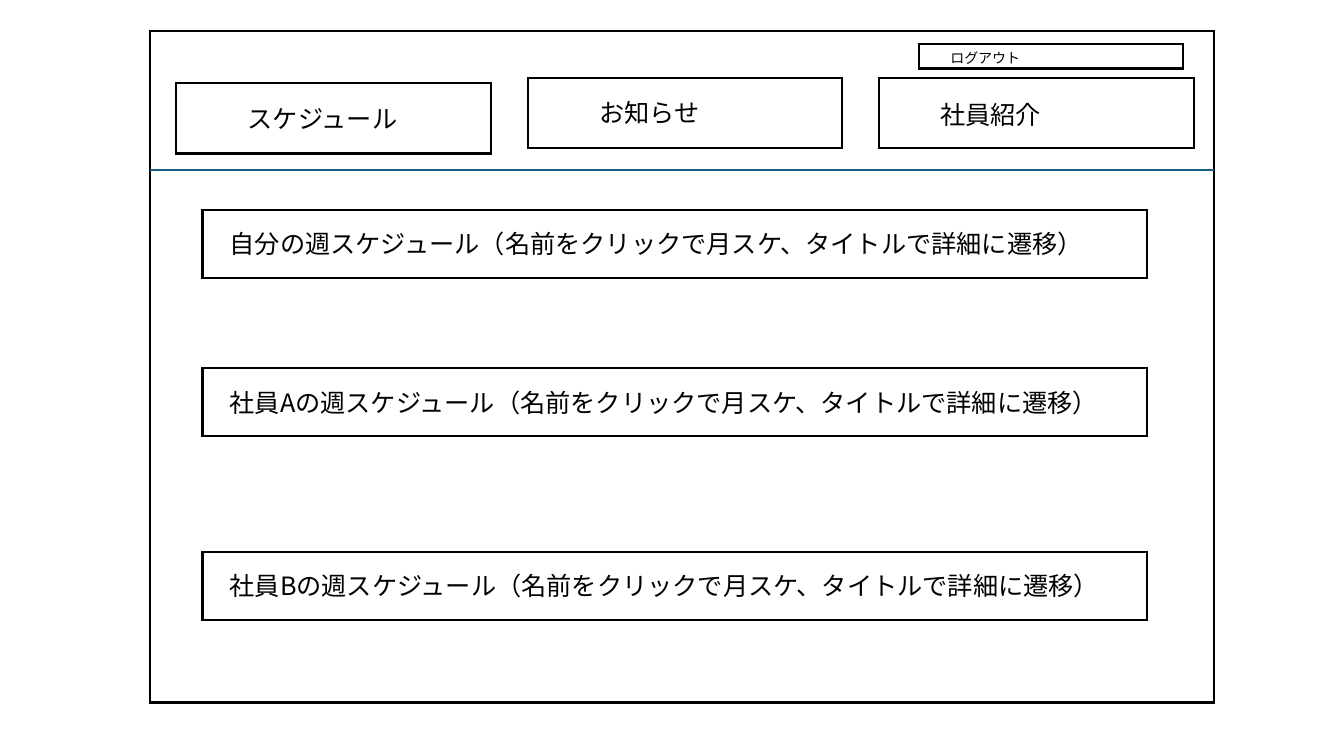
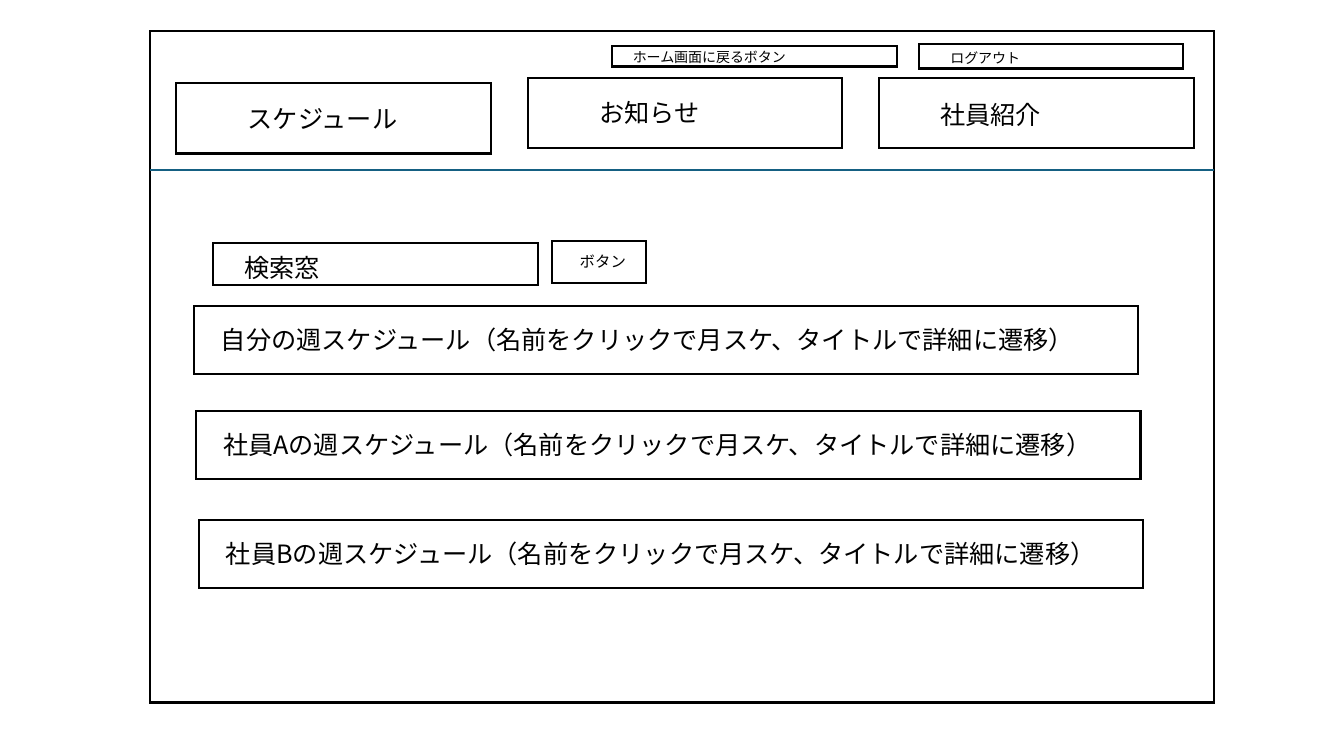
Before and after one commit to username123-debug/office-front, a slide deck: slide 3 of 画面デザイン.pptx (slide 2 before the commit). Drawn at 1344x756 pixels with LibreOffice and Linux fonts; fonts in the diff are those of the drawing. Boxes give left, top, right and bottom in pixels: in the first picture for what was removed or moved away, otherwise in the second. Text is boxed around its words. In the diff, an @@ line names an element or a change of style, - is before the commit and + after.

Commit message:
画面デザインを更新（編集中）

```diff
--- a/画面デザイン.pptx
+++ b/画面デザイン.pptx
@@ rectangle added at [612, 45, 897, 67], fill #FFFFFF, outline #000000 1.5 pt @@
@@ text added at [633, 50, 786, 66], 10 pt, text #000000 @@
+ホーム画面に戻るボタン
@@ group added at [214, 241, 646, 285]: 2 rectangles, 2 texts @@
+検索窓
+ボタン
@@ rectangle: place and size @@
-rectangle at [203, 210, 1147, 278]
+rectangle at [194, 306, 1138, 374]
@@ text "自分の週スケジュール（名前をクリックで月スケ、タイトルで詳細に遷移）": place and size @@
-text "自分の週スケジュール（名前をクリックで月スケ、タイトルで詳細に遷移）" at [230, 231, 1083, 256]
+text "自分の週スケジュール（名前をクリックで月スケ、タイトルで詳細に遷移）" at [221, 327, 1074, 352]
@@ rectangle: place and size @@
-rectangle at [203, 368, 1147, 437]
+rectangle at [197, 411, 1141, 480]
@@ text "社員Aの週スケジュール（名前をクリックで月スケ、タイトルで詳細に遷移）": place and size @@
-text "社員Aの週スケジュール（名前をクリックで月スケ、タイトルで詳細に遷移）" at [230, 390, 1098, 415]
+text "社員Aの週スケジュール（名前をクリックで月スケ、タイトルで詳細に遷移）" at [223, 432, 1091, 457]
@@ rectangle: place and size @@
-rectangle at [203, 552, 1147, 620]
+rectangle at [199, 520, 1143, 589]
@@ text "社員Bの週スケジュール（名前をクリックで月スケ、タイトルで詳細に遷移）": place and size @@
-text "社員Bの週スケジュール（名前をクリックで月スケ、タイトルで詳細に遷移）" at [230, 573, 1100, 598]
+text "社員Bの週スケジュール（名前をクリックで月スケ、タイトルで詳細に遷移）" at [226, 541, 1096, 566]
```
Also in this commit, not shown: 7 other slides changed, 3 slides added.
